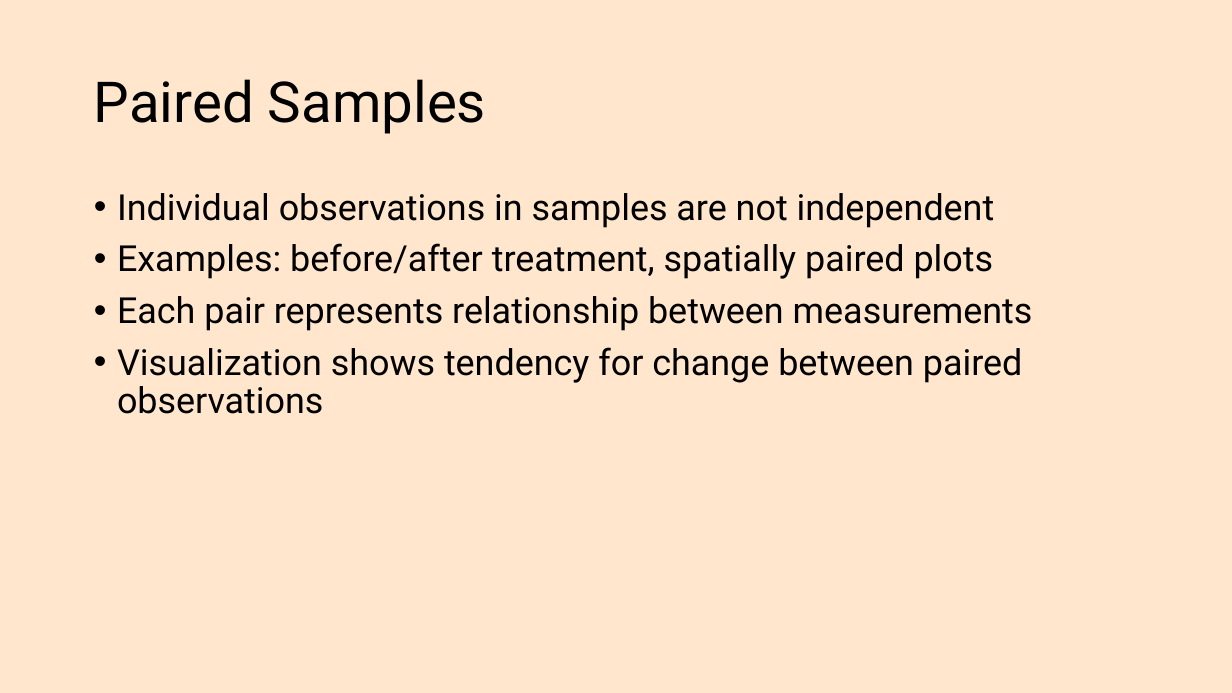
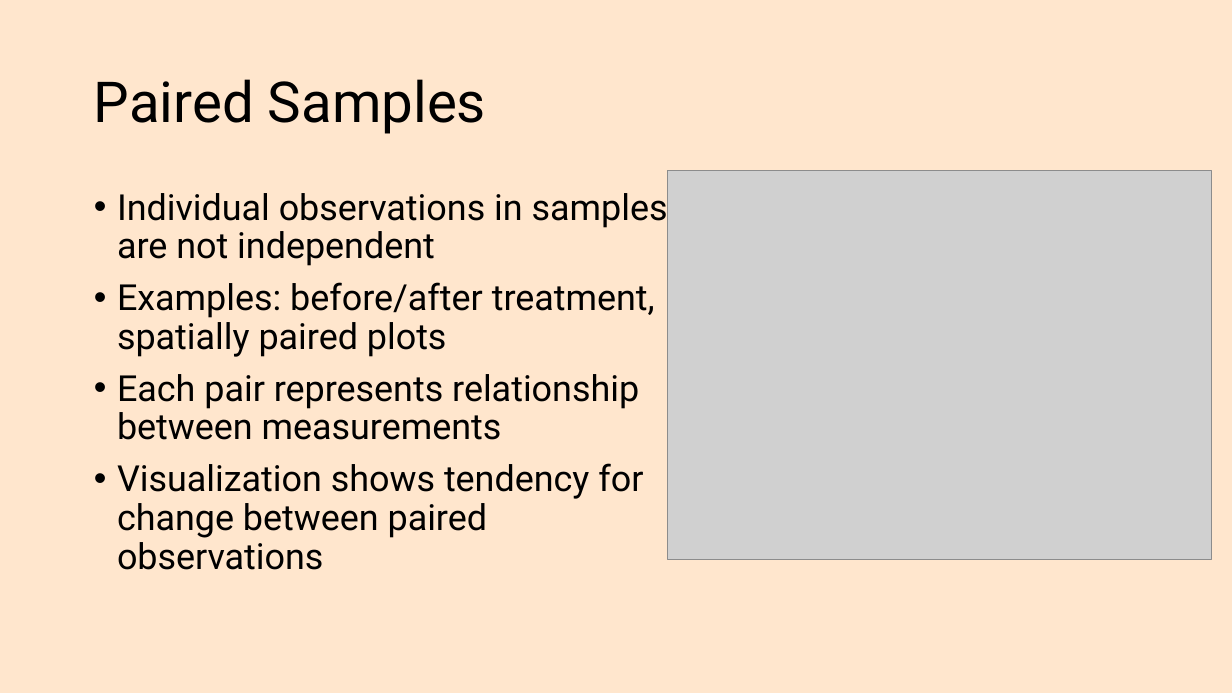
Before and after one commit to rstats-bootcamp/RStatsBootcamp-2025, a slide deck: slide 7 of .slides/topics/11_t_test.pptx. Drawn at 1232x693 pixels with LibreOffice and Linux fonts; fonts in the diff are those of the drawing; grey boxes stand for pictures. Boxes give left, top, right and bottom in pixels: in the first picture for what was removed or moved away, otherwise in the second. Text is boxed around its words. In the diff, an @@ line names an element or a change of style, - is before the commit and + after.

```diff
--- a/.slides/topics/11_t_test.pptx
+++ b/.slides/topics/11_t_test.pptx
@@ picture added at [668,171,1213,559] @@
@@ text "Individual observations in samples are ..." rewrapped from [117,193,1033,414] to [117,187,668,570] @@
```
Also in this commit, not shown: 6 other slides changed, 1 slide added, 1 slide removed, 5 other files.
